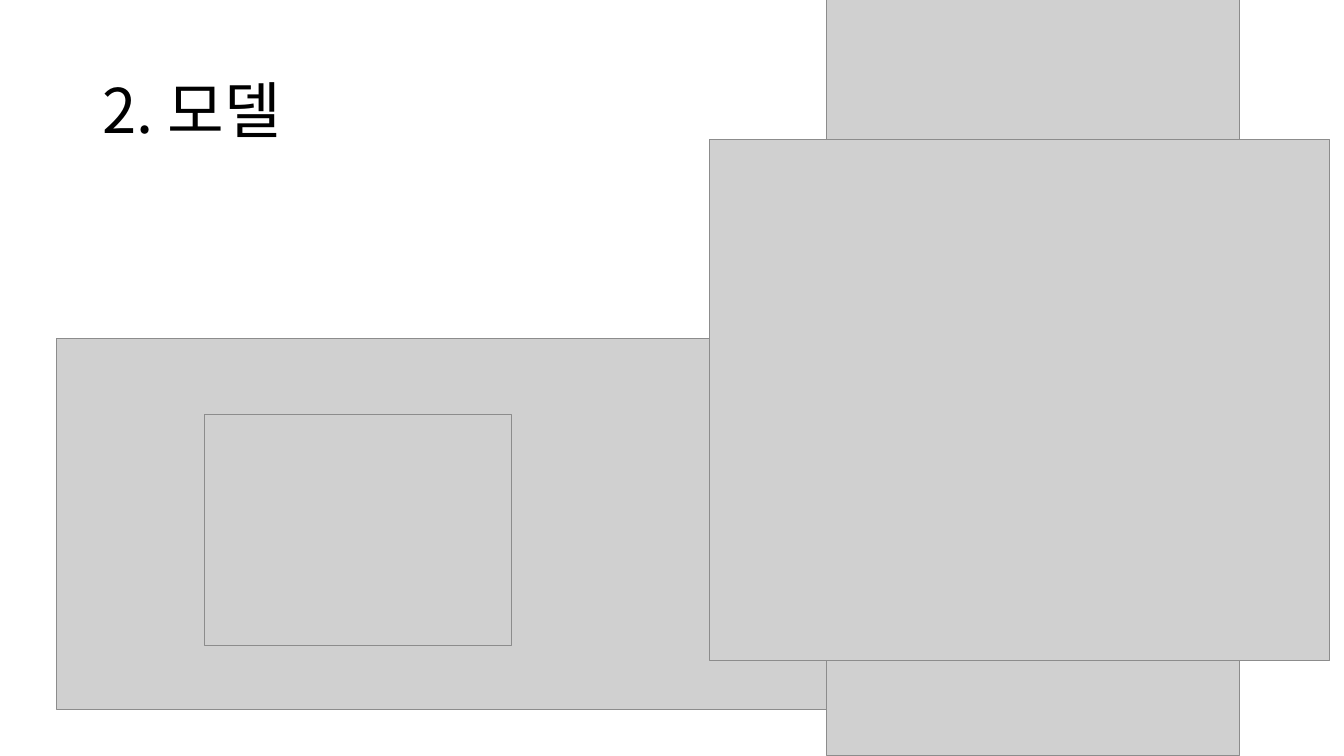
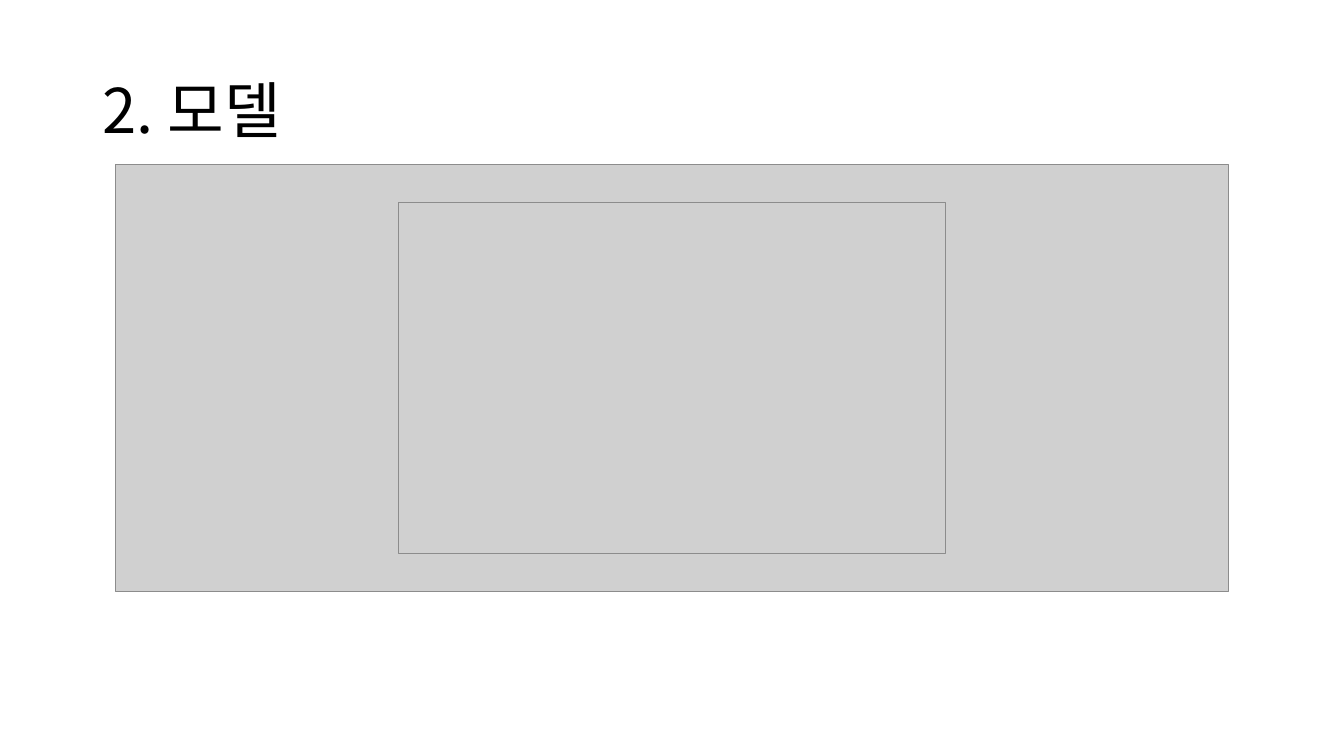
Before and after one commit to chroion/paper-review, a slide deck: slide 13 of CATs++ Boosting Cost Aggregation with Convolutions and Transformers/CATs++ Boosting Cost Aggregation with Convolutions and Transformers.pptx (slide 10 before the commit). Drawn at 1344x756 pixels with LibreOffice and Linux fonts; fonts in the diff are those of the drawing; grey boxes stand for pictures. Boxes give left, top, right and bottom in pixels: in the first picture for what was removed or moved away, otherwise in the second. Text is boxed around its words. In the diff, an @@ line names an element or a change of style, - is before the commit and + after.

```diff
--- a/CATs++ Boosting Cost Aggregation with Convolutions and Transformers/CATs++ Boosting Cost Aggregation with Convolutions and Transformers.pptx
+++ b/CATs++ Boosting Cost Aggregation with Convolutions and Transformers/CATs++ Boosting Cost Aggregation with Convolutions and Transformers.pptx
@@ picture removed at (827, 0, 1240, 756) @@
@@ picture removed at (710, 139, 1331, 661) @@
@@ picture added at (116, 164, 1229, 592) @@
@@ picture added at (398, 202, 946, 554) @@
@@ picture removed at (56, 339, 939, 710) @@
@@ picture removed at (205, 414, 511, 645) @@
```
Also in this commit, not shown: 5 other slides changed, 15 slides added.
